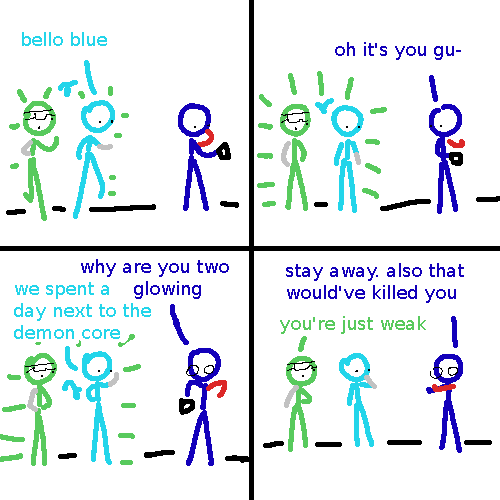
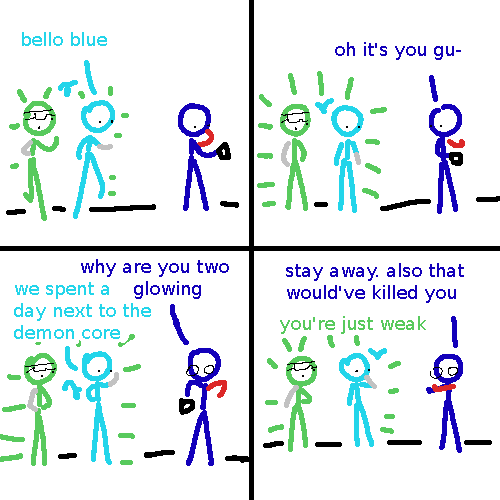
Revision of a layered 500×500 image; what changed, layer by layer:
painted on "Background" over [265, 335, 401, 434]
